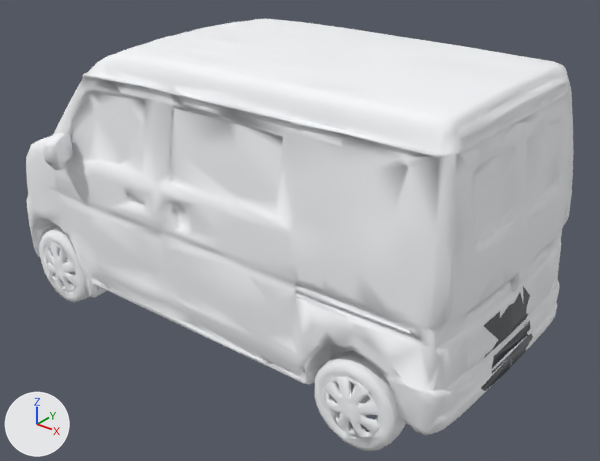
A saved change to the glTF model apps/web/public/models/every.glb.
Before and after are seen from a 50 mm camera at (3.14, -3.62, 2.98) aimed at (0.22, 0.03, 0.72). Every picture has the same lights, and +X, +Y and +Z are marked at lower left. The first picture is the older version. Vertices at exactly the same position are counted once.

Objects in the first picture: 'mesh_node'.
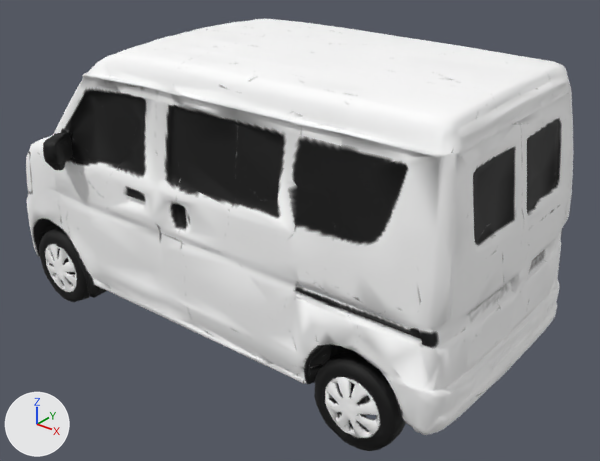
Changed parts and their boxes (x1, y1, x2, y2) in the pictures (600 x 461 px):
```json
{"object": "mesh_node", "change": "surface changed", "before": [26, 75, 565, 451], "after": [26, 75, 565, 451], "on screen": "white to black"}
{"part": 1, "of": "me_mesh", "change": "recoloured", "before": [481, 286, 533, 391], "after": [481, 286, 533, 391], "on screen": "lighter"}
```

Scene script edits in JSON lines:
```json
{"op": "add", "block": "img_base_color", "code": ["img_base_color = load_image('base_color', '_unpacked/base_color', 512, 512, 'sRGB')"]}
{"op": "remove", "block": "mat_material", "code": "mat_material.base_color = (0.93, 0.94, 0.96)  # white #f7f8fa"}
{"op": "add", "block": "mat_material", "code": "mat_material.texture = img_base_color"}
{"op": "set", "path": "mat_material.roughness", "old": "0.75", "new": "0.7"}
{"block": "me_mesh", "where": "me_mesh.from_pydata(...)  # 7864 vertices, 15975 faces; spans x -1.7..1.7, y -0.93..0.93, z 0.0..1.9"}
{"block": "me_mesh", "where": "# used by ob_mesh_node; location = (0.0, 0.0, 0.0)"}
{"block": "me_mesh", "change": "me_mesh part 1: 371 faces spanning x -1.7..1.7, y -0.41..0.44, z 0.24..0.81 switch from mat_plate (black #111827) to mat_material (picture img_base_color)"}
```
